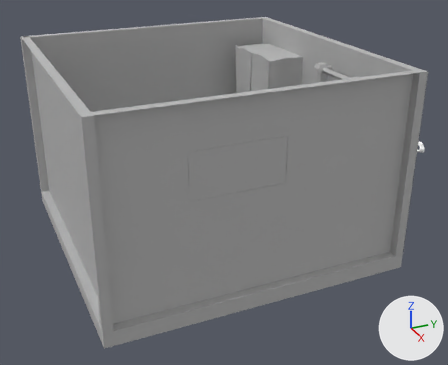
Before and after pictures for a commit that changed the FBX model Cryptique/Assets/FBX/FullRoom/1 - Taverne/Taverne_chambre_rangee.fbx.
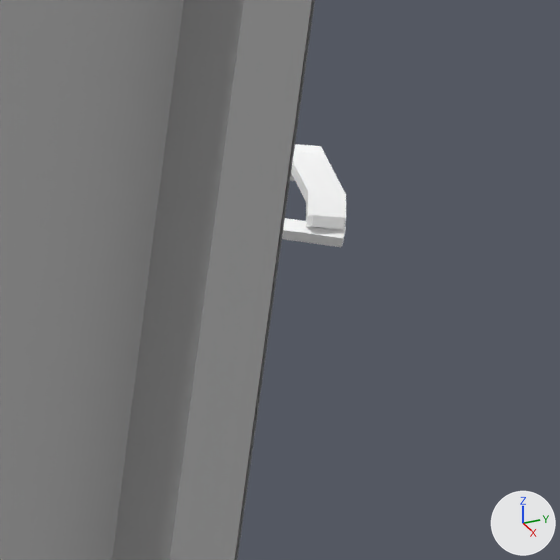
The first picture shows the older version from a 50 mm lens placed at (9.92, -4.03, 5.91), pointed at (-0.18, 0.51, 0.86). The close-ups show both versions on the part from 86% to 100% of the width and 34% to 51% of the height of that picture. Lighting does not change. The marker at lower right points along +X, +Y and +Z. Where no turn or scale is listed for an object, it has been applied to the vertices.

Names of what the first close-up shows: 'chaise13', 'mur_back2', 'mur_right2'.
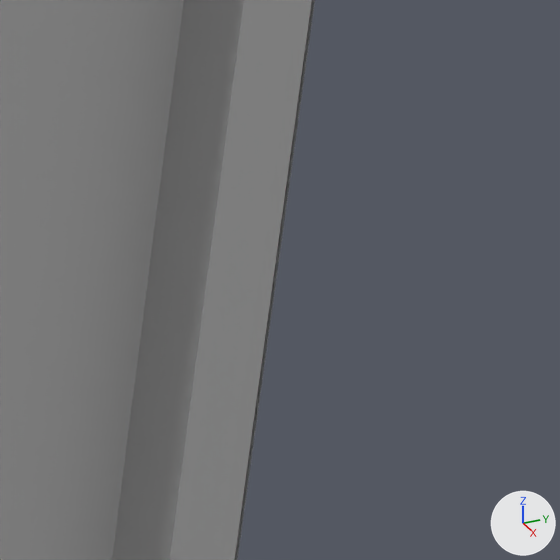
Location of each change, (x1, y1, x2, y2) in pixels of the close-ups (560 x 560 px):
'chaise13', deleted
    before: (282, 144, 346, 247)

What changed in the scene script:
```text
Remove ob_chaise13:
    ob_chaise13 = bpy.data.objects.new('chaise13', me_mesh_030)
    ob_chaise13.location = (-1.879, 5.542, 0.268)
```
